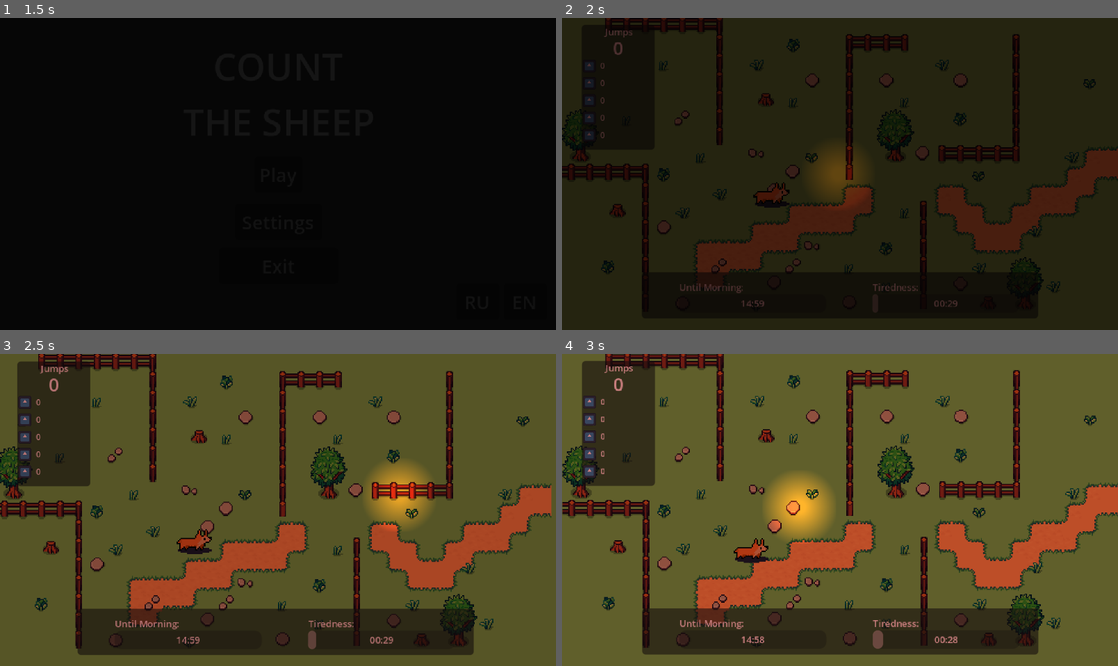
Above: before the commit, frames 1-4 (two rows, left to right).
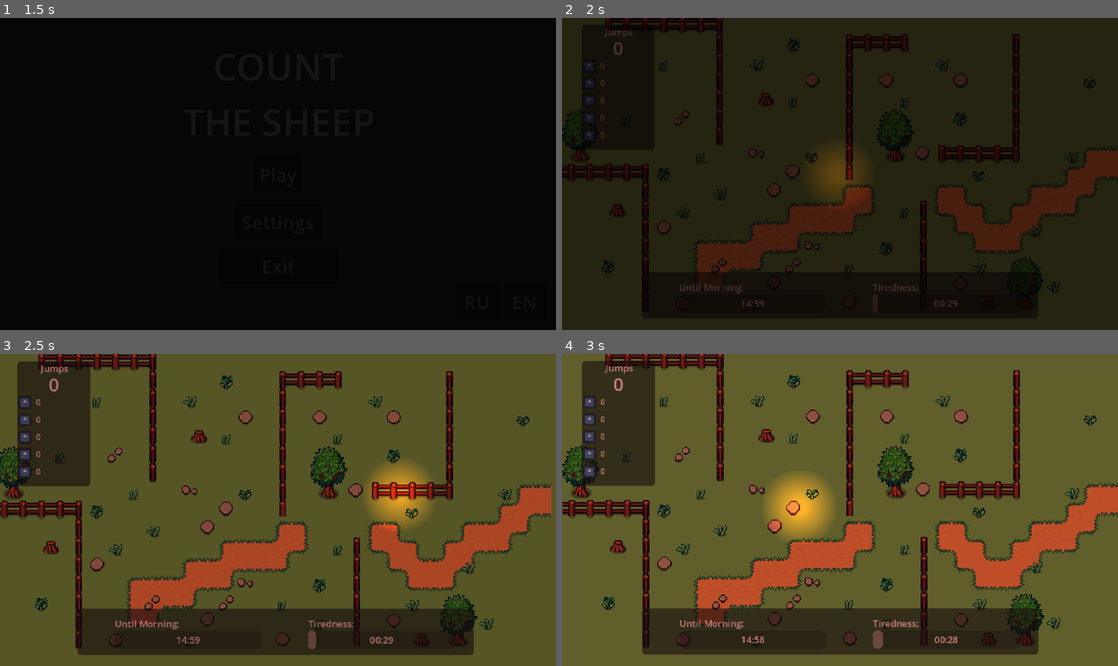
Above: after the commit, the same moments.

Repository: kandlash/Count-The-Sheep
Game: Godot game, scene res://scenes/main_menu.tscn
The game is run twice, just before and just after one commit, with the same random seed, the same clock (stepped at 60 frames per second) and the same inputs. The engine's default icon, where the game draws it, is replaced by a stand-in: a white triangle on a blue panel in a dark square. Sound files missing from this copy of the repository are replaced by a short silence.
Inputs (mouse positions are in pixels of both pictures, inside the frame that each line leads up to):
- Up to frame 1 (1.5 s): click "Play" at 0.5 s; click "Play" at 1.25 s
- Up to frame 2 (2 s): no input
- Up to frame 3 (2.5 s): tap Enter (ui_accept) at 2, 2.1, 2.27 s; move the mouse to (400, 494) at 2.02 s; click (400, 494) at 2.17 s
- Up to frame 4 (3 s): tap Enter (ui_accept) at 2.57 s; drag from (728, 525) to (1012, 435) at 2.77 s

Frame 1 is identical in both runs. In frame 2, 0.3% of the frame differs, in the area x 34-41%, y 52-61%; in frame 3, 0.3%, in the area x 31-39%, y 56-65%; in frame 4, 0.3%.

Commit message:
dog upgrades

Diff:
--- a/scenes/upgrade_shop.tscn
+++ b/scenes/upgrade_shop.tscn
@@ -45,6 +45,27 @@
 offset_bottom = 421.0
 upgrade_id = "owl_1"
 
+[node name="UpgradeNode7" parent="GraphRoot" unique_id=1815895742 instance=ExtResource("1_v8ny2")]
+offset_left = 705.0
+offset_top = 491.0
+offset_right = 833.0
+offset_bottom = 619.0
+upgrade_id = "dog_1"
+
+[node name="UpgradeNode8" parent="GraphRoot" unique_id=1236975622 instance=ExtResource("1_v8ny2")]
+offset_left = 705.0
+offset_top = 690.99994
+offset_right = 833.0
+offset_bottom = 818.99994
+upgrade_id = "dog_2"
+
+[node name="UpgradeNode9" parent="GraphRoot" unique_id=1025859 instance=ExtResource("1_v8ny2")]
+offset_left = 705.0
+offset_top = 899.0
+offset_right = 833.0
+offset_bottom = 1027.0
+upgrade_id = "dog_3"
+
 [node name="UpgradeNode2" parent="GraphRoot" unique_id=85148866 instance=ExtResource("1_v8ny2")]
 offset_left = 916.0
 offset_top = 293.0
@@ -80,7 +101,7 @@
 offset_bottom = -157.99997
 upgrade_id = "lucky_3"
 
-[node name="UpgradeButton" parent="GraphRoot" unique_id=1815895742 instance=ExtResource("1_v8ny2")]
+[node name="UpgradeButton" parent="GraphRoot" unique_id=1838496495 instance=ExtResource("1_v8ny2")]
 offset_left = 507.0
 offset_top = 293.0
 offset_right = 635.0
--- a/scenes/world.tscn
+++ b/scenes/world.tscn
@@ -414,6 +414,7 @@
 
 [node name="world" type="Node2D" unique_id=520197805]
 script = ExtResource("1_e3hyu")
+dog_scene = ExtResource("14_o8fc1")
 
 [node name="cursor_light" type="PointLight2D" parent="." unique_id=1528558070]
 position = Vector2(104, 137)
@@ -757,8 +758,5 @@
 volume_db = -80.0
 autoplay = true
 
-[node name="dog" parent="." unique_id=537338450 instance=ExtResource("14_o8fc1")]
-position = Vector2(189, 146)
-
 [connection signal="area_entered" from="sheep_killer" to="sheep_killer" method="_on_area_entered"]
 [connection signal="area_entered" from="sheep_killer2" to="sheep_killer2" method="_on_area_entered"]
--- a/scripts/G.gd
+++ b/scripts/G.gd
@@ -45,6 +45,8 @@
 
 var sheep_chances := sheep_base_chances.duplicate()
 
+var dogs_to_spawn := 0
+
 # =========================
 # 🍀 LUCKY
 # =========================
--- a/scripts/sheep.gd
+++ b/scripts/sheep.gd
@@ -27,6 +27,7 @@
 
 # 🧠 ВАЖНО ДЛЯ СОБАКИ
 var blocked_by_fence := false
+
 
 # -------------------- EXPORTS --------------------
 
--- a/scripts/upgrades/UpgradeManager.gd
+++ b/scripts/upgrades/UpgradeManager.gd
@@ -64,6 +64,8 @@
 		"sheep_speed_percent":
 			G.sheep_walk_speed -= G.sheep_walk_speed * effect["value"] / 100
 
+		"spawn_dog":
+			G.dogs_to_spawn += effect["value"]
 		_:
 			push_warning("Unknown effect: " + str(effect))
 
@@ -83,3 +85,11 @@
 			return false
 
 	return true
+
+func _spawn_dog(amount: int):
+	if G.world == null:
+		push_warning("World is null, cannot spawn dog")
+		return
+
+	for i in amount:
+		G.world.add_dog()
--- a/scripts/upgrades/upgrade_data.gd
+++ b/scripts/upgrades/upgrade_data.gd
@@ -116,5 +116,40 @@
 			[{ "type": "sheep_speed_percent", "value": 100.0 }]
 		]
 	},
+	"dog_1": {
+		"name": "Собачник I",
+		"max_level": 1,
+		"cost": [100],
+		"parents": [],
+		"next": ["dog_2"],
+
+		"effects": [
+			[{ "type": "spawn_dog", "value": 1 }]
+		]
+	},
+
+	"dog_2": {
+		"name": "Собачник II",
+		"max_level": 1,
+		"cost": [500],
+		"parents": ["dog_1"],
+		"next": ["dog_3"],
+
+		"effects": [
+			[{ "type": "spawn_dog", "value": 1 }]
+		]
+	},
+
+	"dog_3": {
+		"name": "Собачник III",
+		"max_level": 1,
+		"cost": [500],
+		"parents": ["dog_2"],
+		"next": [],
+
+		"effects": [
+			[{ "type": "spawn_dog", "value": 1 }]
+		]
+	},
 
 	}
--- a/scripts/world.gd
+++ b/scripts/world.gd
@@ -15,14 +15,33 @@
 @onready var epic_label: Label = $Camera2D/UIHolder/Control/Panel2/VBoxContainer/HBoxContainer4/epic_label
 @onready var legendary_label: Label = $Camera2D/UIHolder/Control/Panel2/VBoxContainer/HBoxContainer5/legendary_label
 
+@export var dog_scene: PackedScene
+
 
 const REAL_DURATION := 15.0 * 60.0 # ночь
 var elapsed := 0.0
 
+var dogs := []
+
+
+func _sync_dogs_from_g():
+	if G.dogs_to_spawn <= 0:
+		return
+
+	for i in G.dogs_to_spawn:
+		_spawn_dog()
+
+
+
+func _spawn_dog():
+	var dog = dog_scene.instantiate()
+	add_child(dog)
+	dogs.append(dog)
+
 
 func _ready() -> void:
 	G.world = self
-
+	_sync_dogs_from_g()
 	time_progressbar.min_value = 0
 	time_progressbar.max_value = REAL_DURATION
 	time_progressbar.value = 0
